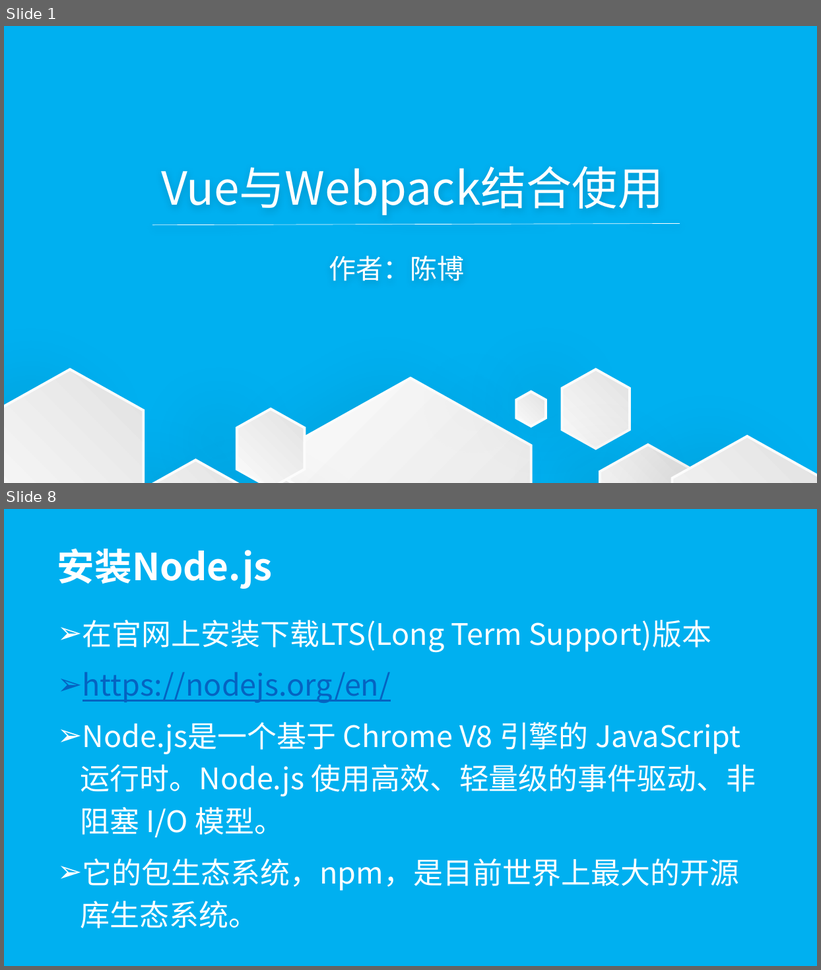
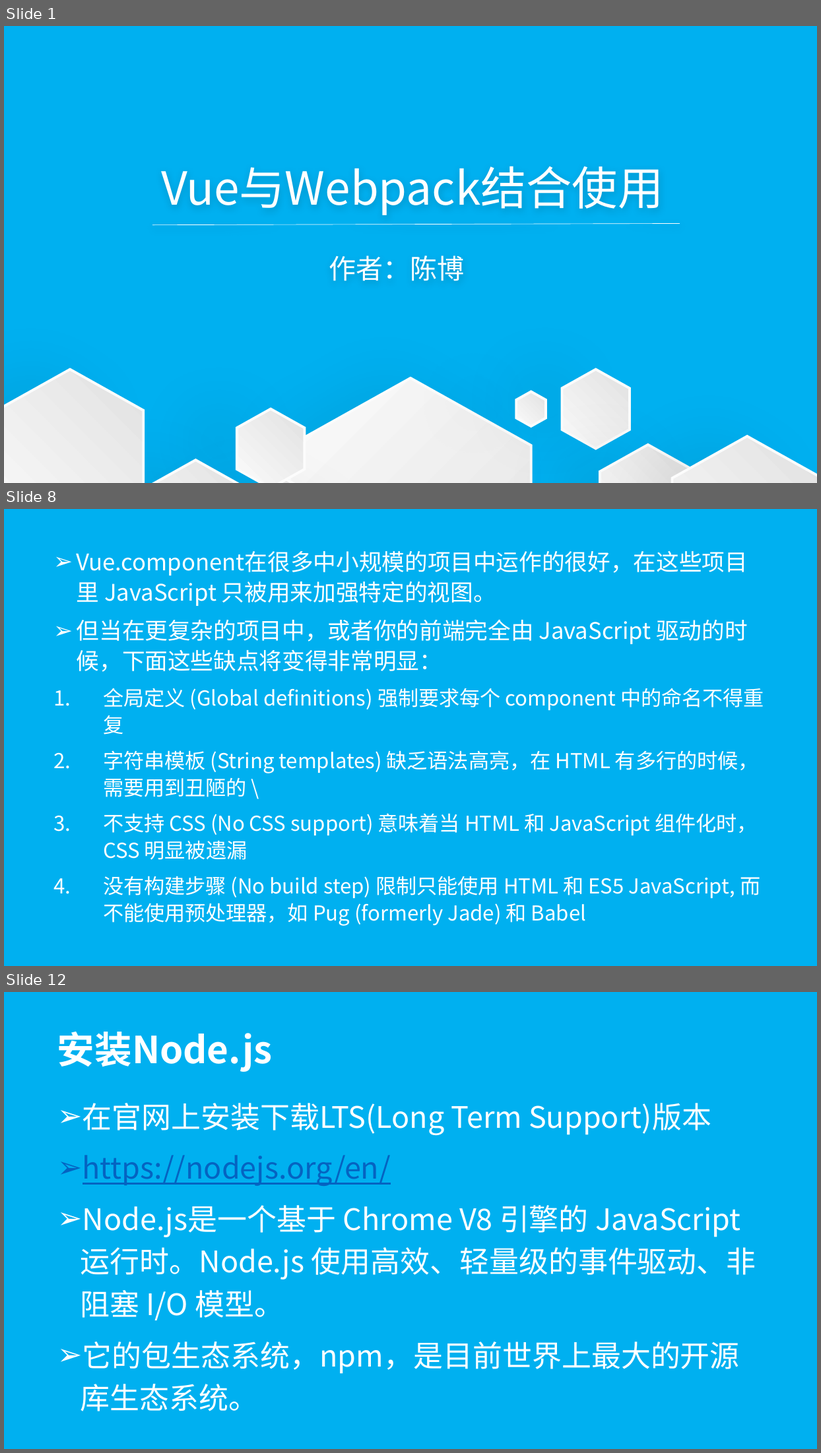
Before and after one commit to wugenshui/ppt, a slide deck: vue-webpack/vue-webpack.pptx. Shown one above the other, each under a label of ours: slides 1 and 8 before the commit, slides 1, 8 and 12 after it; the slides between them are not shown. The pictures are 821x970 and 821x1453 pixels, drawn with LibreOffice and Linux fonts; fonts in the diff are those of the drawing. Boxes give left, top, right and bottom in pixels: in the first picture for what was removed or moved away, otherwise in the second. Text is boxed around its words. In the diff, an @@ line names an element or a change of style, - is before the commit and + after.

```diff
--- a/vue-webpack/vue-webpack.pptx
+++ b/vue-webpack/vue-webpack.pptx
@@ slide 8 added at (4,509,817,966), background #00B0F0 @@
@@ subtitle added at (77,551,765,926), 24.3 pt, text #FFFFFF @@
+➢ Vue.component在很多中小规模的项目中运作的很好，在这些项目里 JavaScript 只被用来加强特定的视图。
+➢ 但当在更复杂的项目中，或者你的前端完全由 JavaScript 驱动的时候，下面这些缺点将变得非常明显：
+1. 全局定义 (Global definitions) 强制要求每个 component 中的命名不得重复
+2. 字符串模板 (String templates) 缺乏语法高亮，在 HTML 有多行的时候，需要用到丑陋的 \
+3. 不支持 CSS (No CSS support) 意味着当 HTML 和 JavaScript 组件化时，CSS 明显被遗漏
+4. 没有构建步骤 (No build step) 限制只能使用 HTML 和 ES5 JavaScript, 而不能使用预处理器，如 Pug (formerly Jade) 和 Babel
@@ what was slide 8 is now slide 12 @@
```
Also in this commit, not shown: 2 slides changed, 10 other slides added, 8 slides removed, 6 other files.
